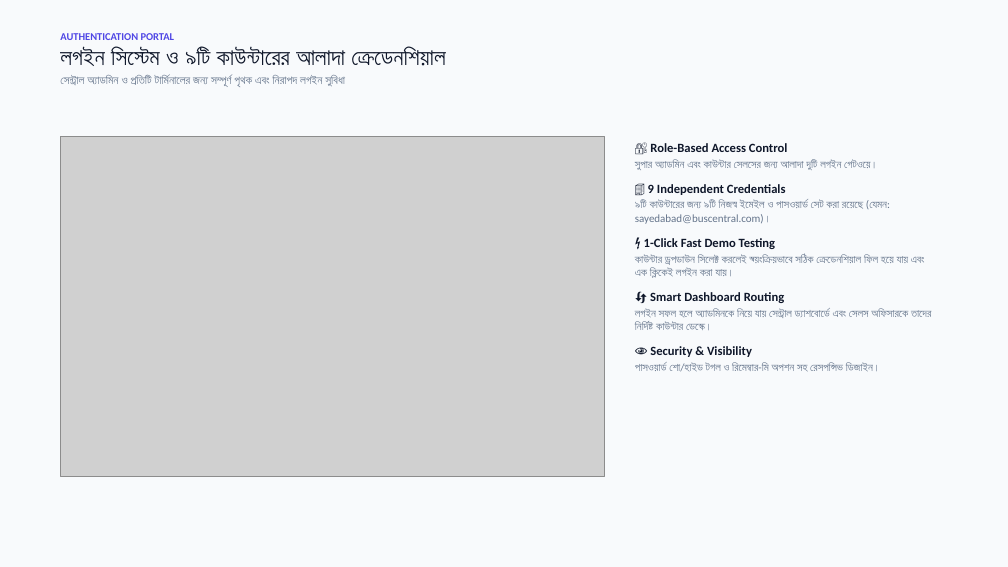
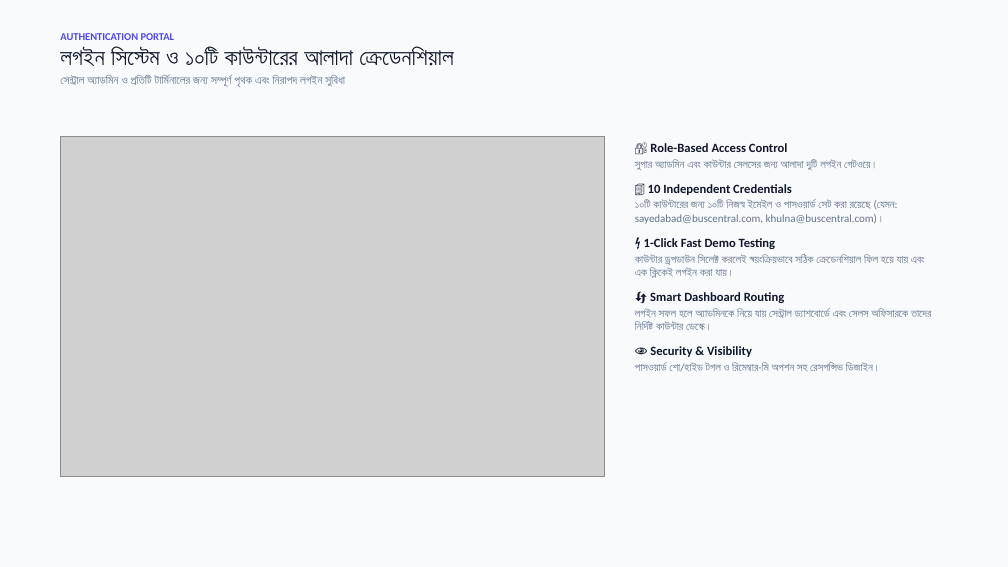
Before and after one commit to rayhanalshorif133/cental-bus-desk, a slide deck: slide 3 of Central_Bus_Management_System_Presentation.pptx. Drawn at 1008x567 pixels with LibreOffice and Linux fonts; fonts in the diff are those of the drawing; grey boxes stand for pictures. Boxes give left, top, right and bottom in pixels: in the first picture for what was removed or moved away, otherwise in the second. Text is boxed around its words. In the diff, an @@ line names an element or a change of style, - is before the commit and + after.

```diff
--- a/Central_Bus_Management_System_Presentation.pptx
+++ b/Central_Bus_Management_System_Presentation.pptx
@@ text at box(60, 47, 453, 66): text changed @@
-লগইন সিস্টেম ও ৯টি কাউন্টারের আলাদা ক্রেডেনশিয়াল
+লগইন সিস্টেম ও ১০টি কাউন্টারের আলাদা ক্রেডেনশিয়াল
@@ text at box(635, 184, 898, 224): text changed @@
-🏢 9 Independent Credentials
-৯টি কাউন্টারের জন্য ৯টি নিজস্ব ইমেইল ও পাসওয়ার্ড সেট করা রয়েছে (যেমন: sayedabad@buscentral.com)।
+🏢 10 Independent Credentials
+১০টি কাউন্টারের জন্য ১০টি নিজস্ব ইমেইল ও পাসওয়ার্ড সেট করা রয়েছে (যেমন: sayedabad@buscentral.com, khulna@buscentral.com)।
```
Also in this commit, not shown: 6 other slides changed, 2 slides added, 11 other files.
